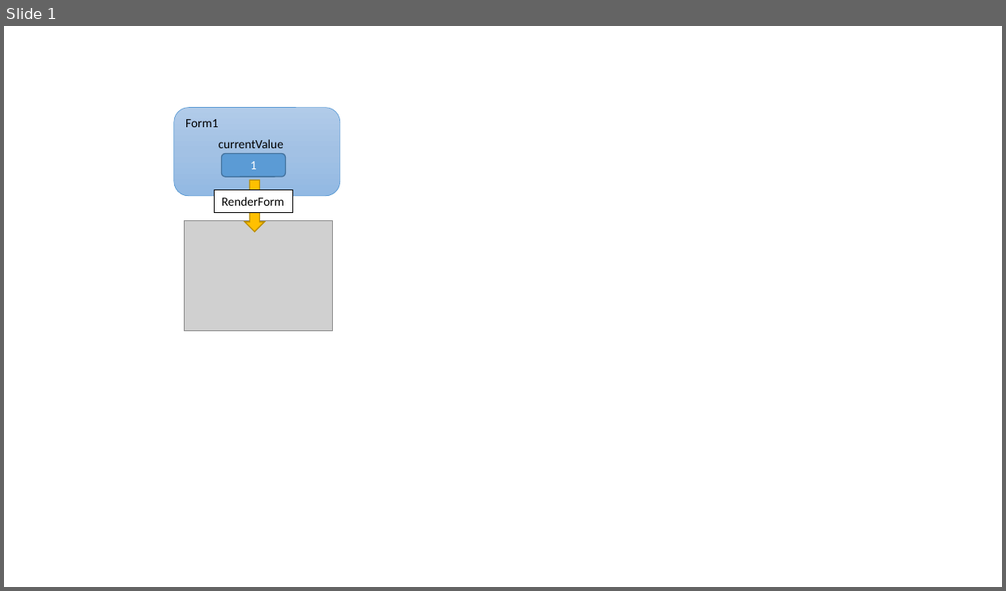
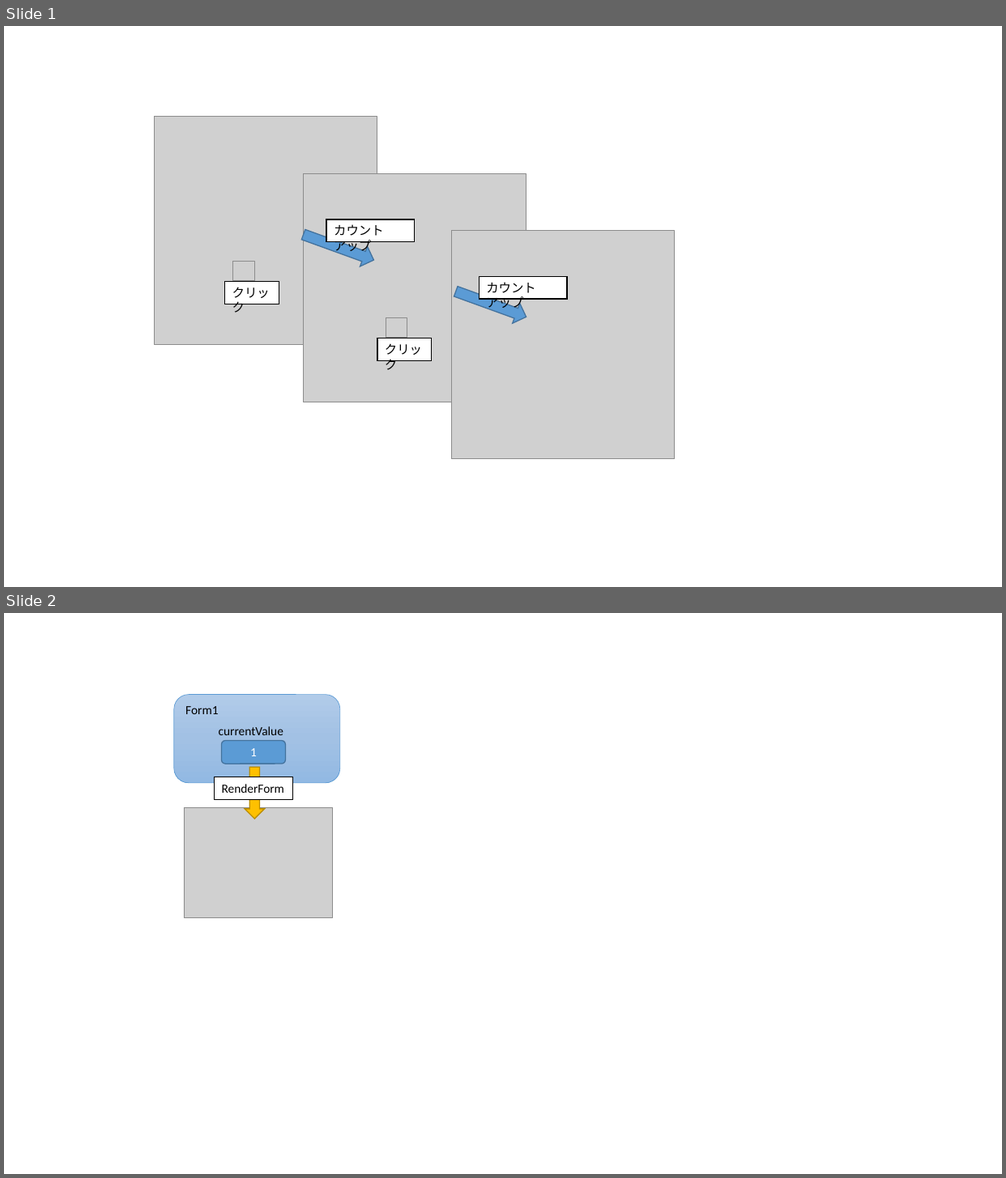
Before and after one commit to masaru-b-cl/introduction-to-winforms-programming, a slide deck: pptx/05.pptx. Shown one above the other, each under a label of ours: slide 1 before the commit, slides 1 and 2 after it. The pictures are 1006x591 and 1006x1178 pixels, drawn with LibreOffice and Linux fonts; fonts in the diff are those of the drawing; grey boxes stand for pictures. Boxes give left, top, right and bottom in pixels: in the first picture for what was removed or moved away, otherwise in the second. Text is boxed around its words. In the diff, an @@ line names an element or a change of style, - is before the commit and + after.

```diff
--- a/pptx/05.pptx
+++ b/pptx/05.pptx
@@ slide 1 added at (4,26,1002,587), background #FFFFFF @@
@@ picture added at (155,117,377,345) @@
@@ picture added at (304,174,526,403) @@
@@ rectangle added at (326,220,415,242), fill #FFFFFF, outline #000000 1 pt, 12 pt, text #000000 @@
+カウントアップ
@@ down arrow added at (300,224,378,271), fill #5B9BD5, outline #43739E 1 pt @@
@@ picture added at (452,231,675,459) @@
@@ picture added at (233,261,255,280) @@
@@ rectangle added at (225,281,279,304), fill #FFFFFF, outline #000000 1 pt, 12 pt, text #000000 @@
+クリック
@@ down arrow added at (452,281,530,327), fill #5B9BD5, outline #43739E 1 pt @@
@@ rectangle added at (479,277,567,299), fill #FFFFFF, outline #000000 1 pt, 12 pt, text #000000 @@
+カウントアップ
@@ rectangle added at (377,338,432,361), fill #FFFFFF, outline #000000 1 pt, 12 pt, text #000000 @@
+クリック
@@ picture added at (386,318,407,337) @@
@@ what was slide 1 is now slide 2 @@
```
Also in this commit, not shown: 1 other file.
